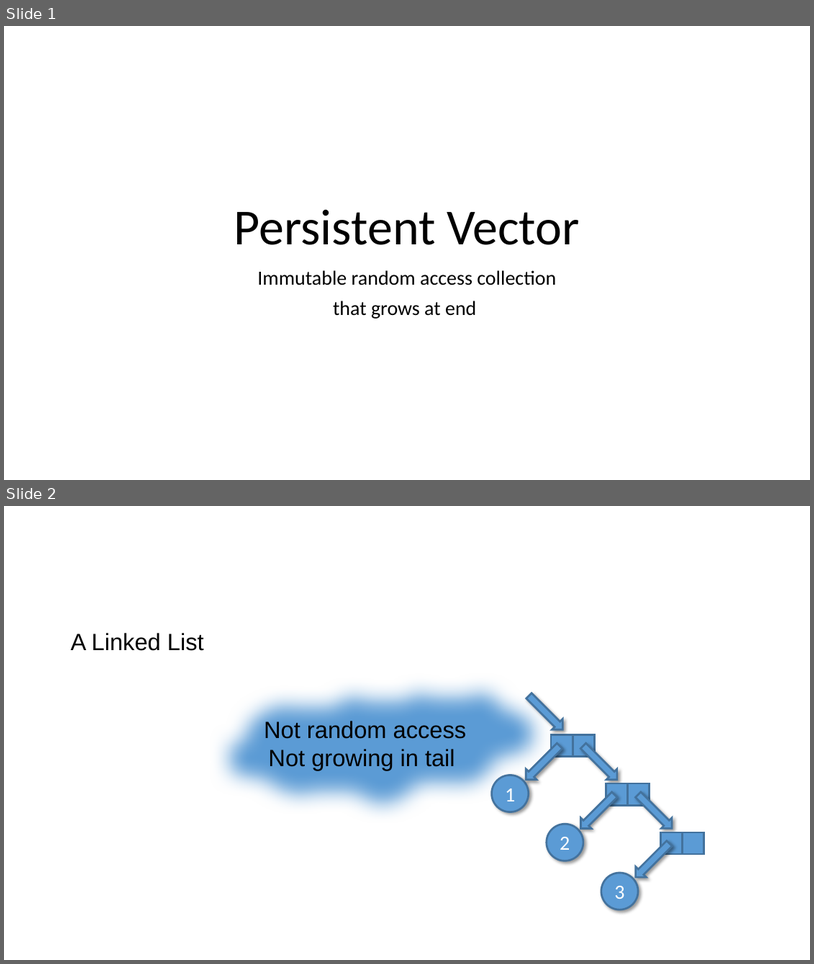
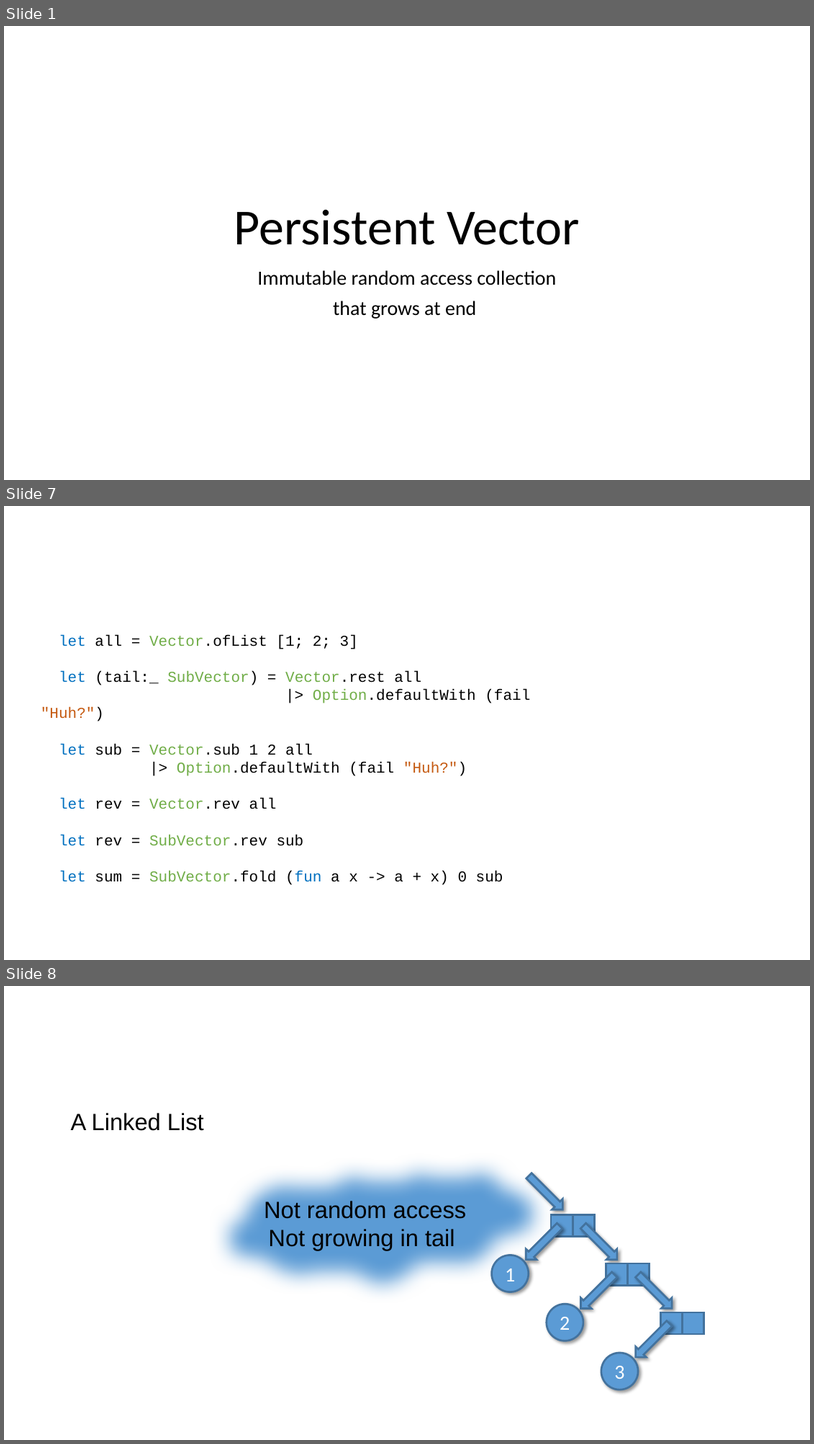
Before and after one commit to stefanvstein/fsgrit, a slide deck: vector.pptx. Shown one above the other, each under a label of ours: slides 1 and 2 before the commit, slides 1, 7 and 8 after it; the slides between them are not shown. The pictures are 814x964 and 814x1444 pixels, drawn with LibreOffice and Linux fonts; fonts in the diff are those of the drawing. Boxes give left, top, right and bottom in pixels: in the first picture for what was removed or moved away, otherwise in the second. Text is boxed around its words. In the diff, an @@ line names an element or a change of style, - is before the commit and + after.

```diff
--- a/vector.pptx
+++ b/vector.pptx
@@ slide 7 added at [4,506,810,960], background #FFFFFF @@
@@ text added at [41,635,530,885], 18 pt, text #000000 @@
+let all = Vector.ofList [1; 2; 3]
+let (tail:_ SubVector) = Vector.rest all
+|> Option.defaultWith (fail "Huh?")
+let sub = Vector.sub 1 2 all
+|> Option.defaultWith (fail "Huh?")
+let rev = Vector.rev all
+let rev = SubVector.rev sub
+let sum = SubVector.fold (fun a x -> a + x) 0 sub
@@ what was slide 2 is now slide 8 @@
```
Also in this commit, not shown: 5 other slides added, 2 other files.
